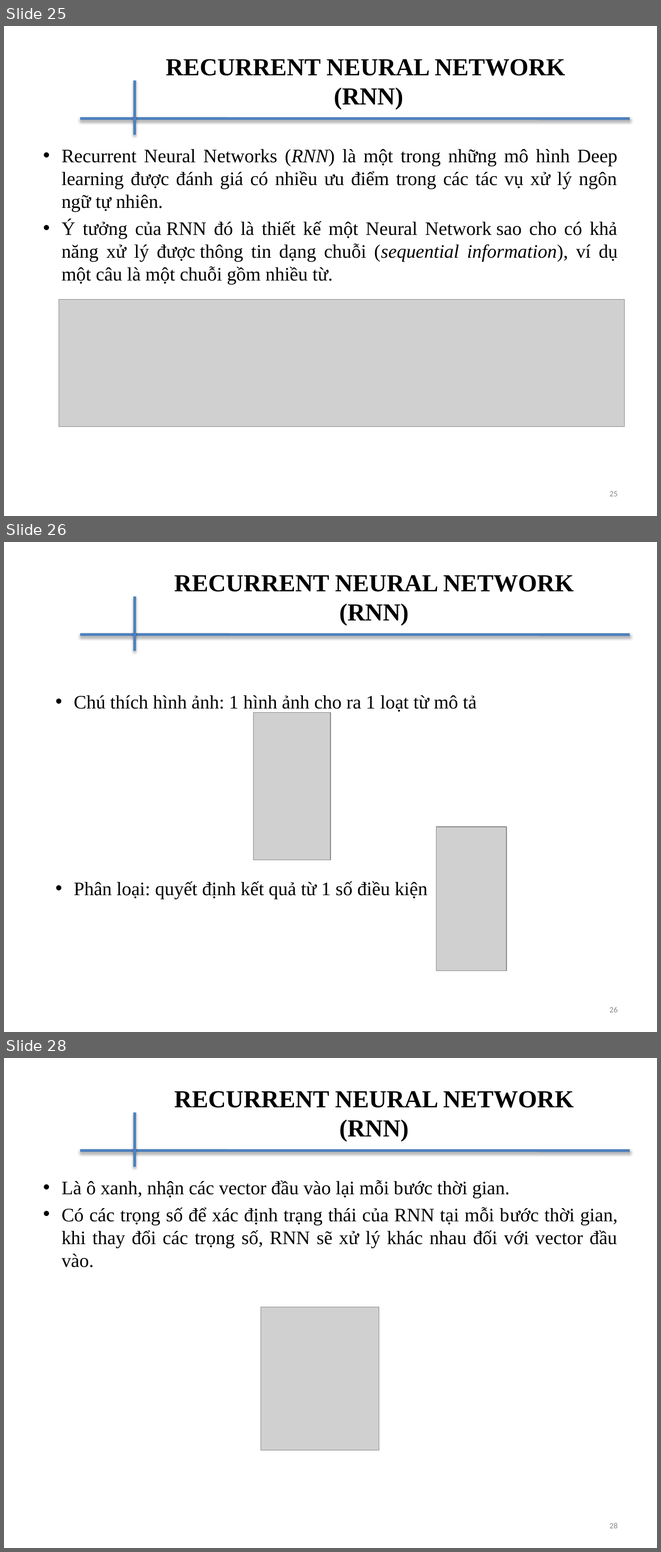
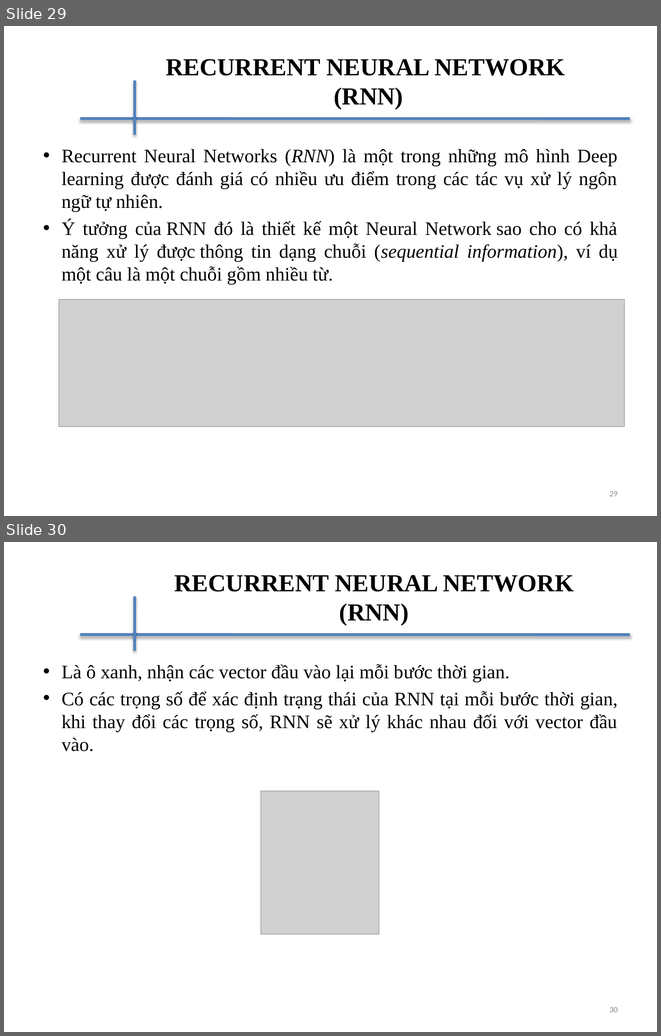
Before and after one commit to daithinh2401/Master_2019, a slide deck: Machine_Learning/ML_Mid_Slide.pptx. Shown one above the other, each under a label of ours: slides 25, 26 and 28 before the commit, slides 29 and 30 after it; the slides between them are not shown. The pictures are 661x1552 and 661x1036 pixels, drawn with LibreOffice and Linux fonts; fonts in the diff are those of the drawing; grey boxes stand for pictures; background and template pictures are left out. Boxes give left, top, right and bottom in pixels: in the first picture for what was removed or moved away, otherwise in the second. Text is boxed around its words. In the diff, an @@ line names an element or a change of style, - is before the commit and + after.

```diff
--- a/Machine_Learning/ML_Mid_Slide.pptx
+++ b/Machine_Learning/ML_Mid_Slide.pptx
@@ slide 26 removed at (x1=4, y1=542, x2=657, y2=1032), background #FFFFFF; not listed: 2 template elements that a slide beside it also shows @@
@@ title removed at (x1=174, y1=575, x2=574, y2=626) @@
-RECURRENT NEURAL NETWORK
-(RNN)
@@ text removed at (x1=74, y1=695, x2=477, y2=899) @@
-• Chú thích hình ảnh: 1 hình ảnh cho ra 1 loạt từ mô tả
-• Phân loại: quyết định kết quả từ 1 số điều kiện
@@ picture removed at (x1=254, y1=713, x2=330, y2=860) @@
@@ picture removed at (x1=436, y1=827, x2=507, y2=970) @@
@@ page number removed at (x1=609, y1=1006, x2=618, y2=1012) @@
-26
@@ what was slide 25 is now slide 29 @@
@@ page number at (x1=609, y1=491, x2=618, y2=496): text changed @@
-25
+29
@@ what was slide 28 is now slide 30 @@
@@ page number at (x1=609, y1=1007, x2=618, y2=1012): text changed @@
-28
+30
```
Also in this commit, not shown: 3 slides changed, 8 slides added, 1 other slide removed, 8 other files.
